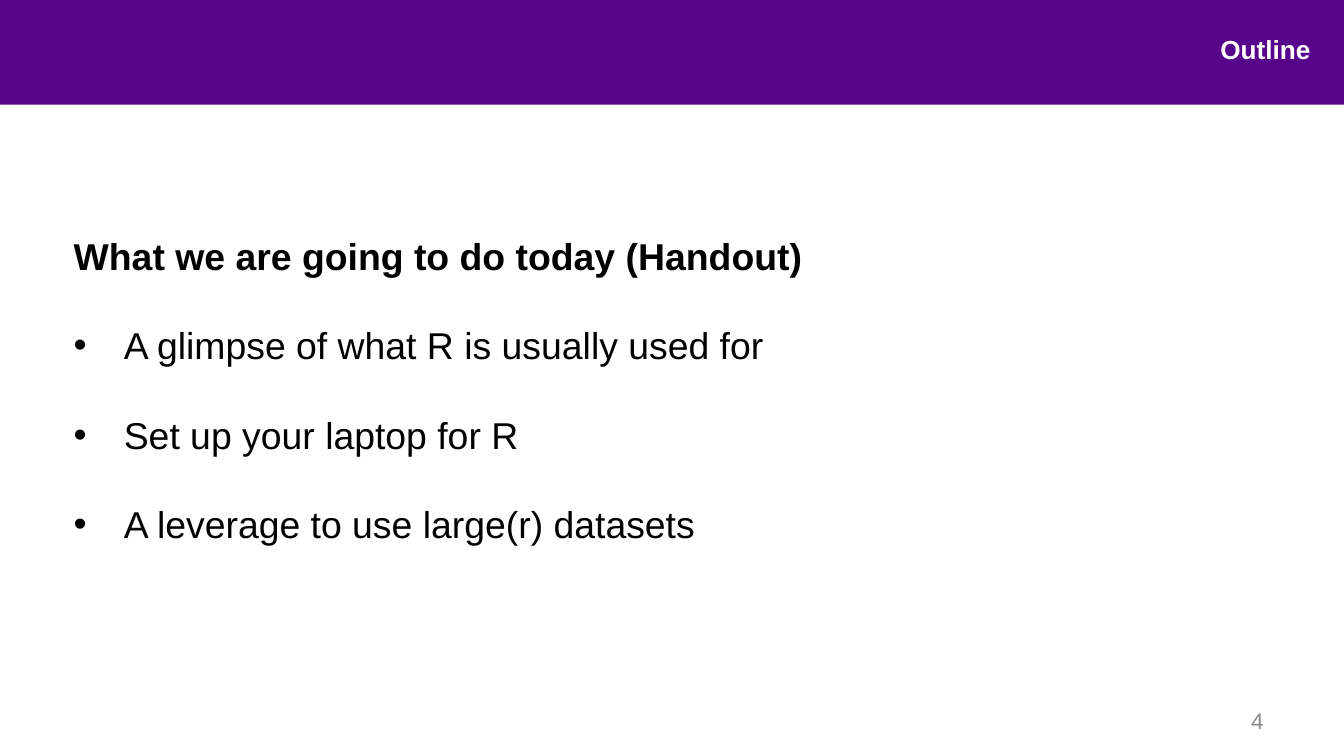
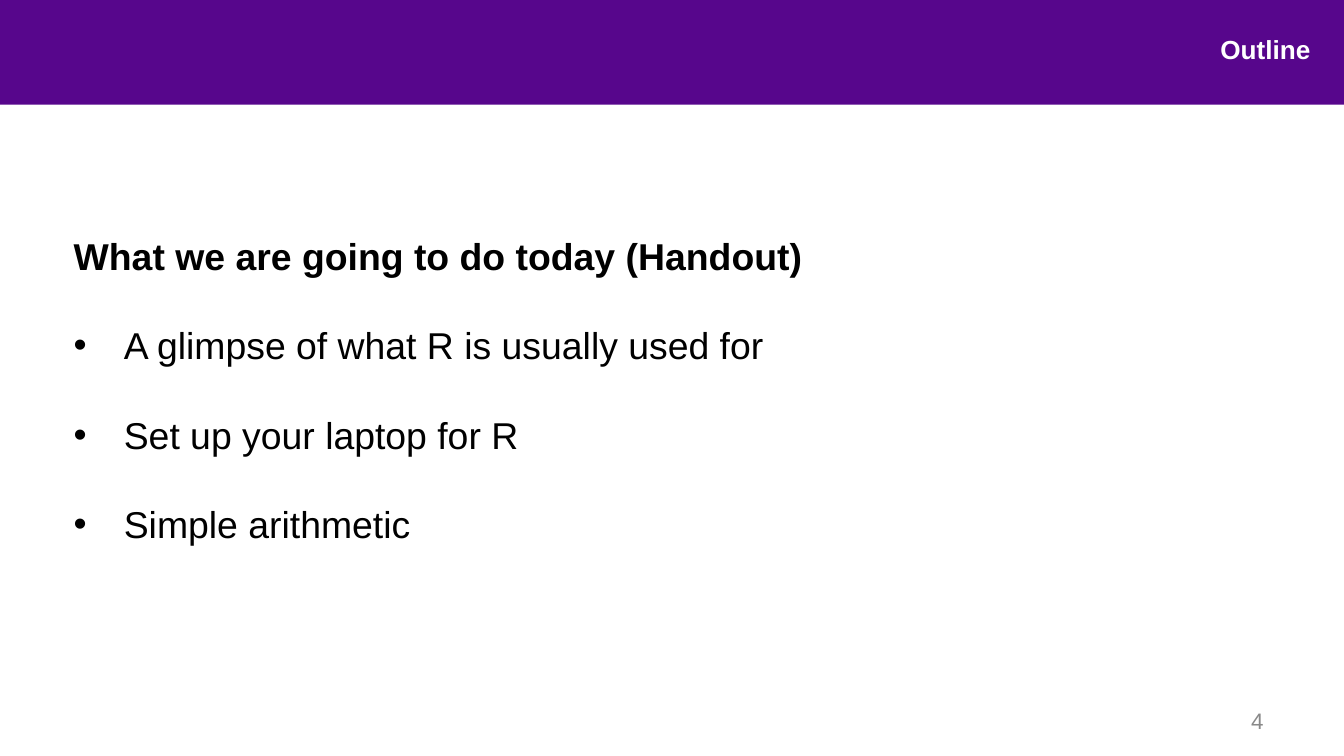
Before and after one commit to nyusurp/nyusurp.github.io, a slide deck: slide 4 of slide/session_1_environment.ppt. Drawn at 1344x756 pixels with LibreOffice and Linux fonts; fonts in the diff are those of the drawing; background and template pictures are left out. Boxes give left, top, right and bottom in pixels: in the first picture for what was removed or moved away, otherwise in the second. Text is boxed around its words. In the diff, an @@ line names an element or a change of style, - is before the commit and + after.

```diff
--- a/slide/session_1_environment.ppt
+++ b/slide/session_1_environment.ppt
@@ text at (x1=124, y1=511, x2=410, y2=546): text changed @@
-• A leverage to use large(r) datasets
+• Simple arithmetic
```
Also in this commit, not shown: 1 other slide changed, 6 other files.
